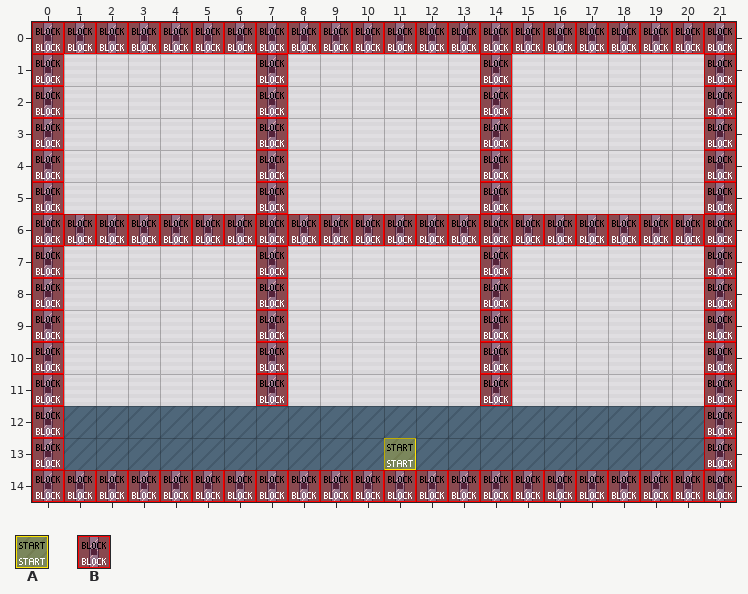
Tiled map (JSON), stored at anruf.tmj. This is how it looked before the edit.
Cells are 32x32 px. Shown: x 0..21, y 0..14.
Key: from "WA_Special_Zones": A 1, B 2.
_ is an empty cell.
Layers that did not change in this view are not listed.
Layer "collisions" before, first column x 0:
 0 BBBBBBBBBBBBBBBBBBBBBB
 1 B______B______B______B
 2 B______B______B______B
 3 B______B______B______B
 4 B______B______B______B
 5 B______B______B______B
 6 BBBBBBBBBBBBBBBBBBBBBB
 7 B______B______B______B
 8 B______B______B______B
 9 B______B______B______B
10 B______B______B______B
11 B______B______B______B
12 B____________________B
13 B____________________B
14 BBBBBBBBBBBBBBBBBBBBBB
The same view after the edit:
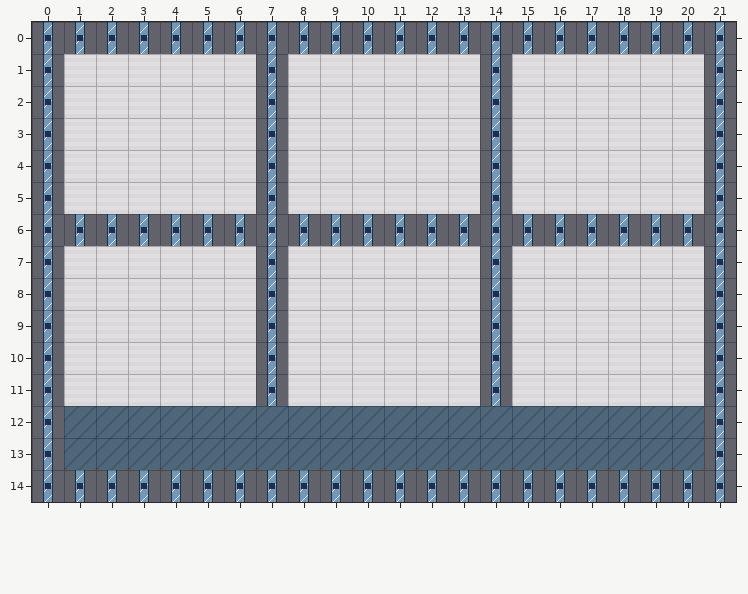
See-through tiles are keyed as they look on the map.
Changes in this commit:
Layer "collisions" (now hidden):
y 0: x 0..21 BBBBBBBBBBBBBBBBBBBBBB -> ______________________
y 1..5: x 0 B -> _; x 7 B -> _; x 14 B -> _; x 21 B -> _
y 6: x 0..21 BBBBBBBBBBBBBBBBBBBBBB -> ______________________
y 7..11: x 0 B -> _; x 7 B -> _; x 14 B -> _; x 21 B -> _
y 12..13: x 0 B -> _; x 21 B -> _
y 14: x 0..21 BBBBBBBBBBBBBBBBBBBBBB -> ______________________
Layer "start" (now hidden):
y 13: x 11 A -> _
